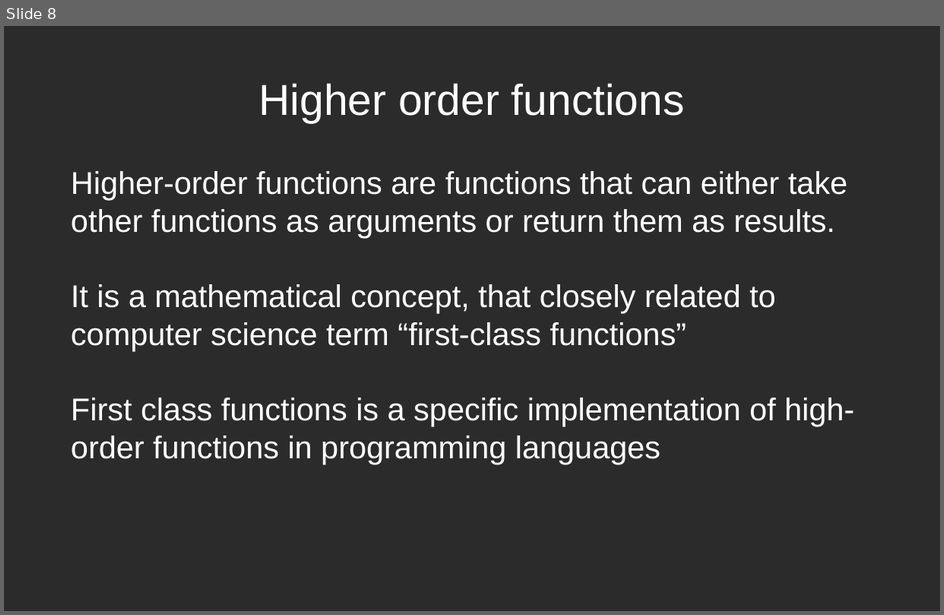
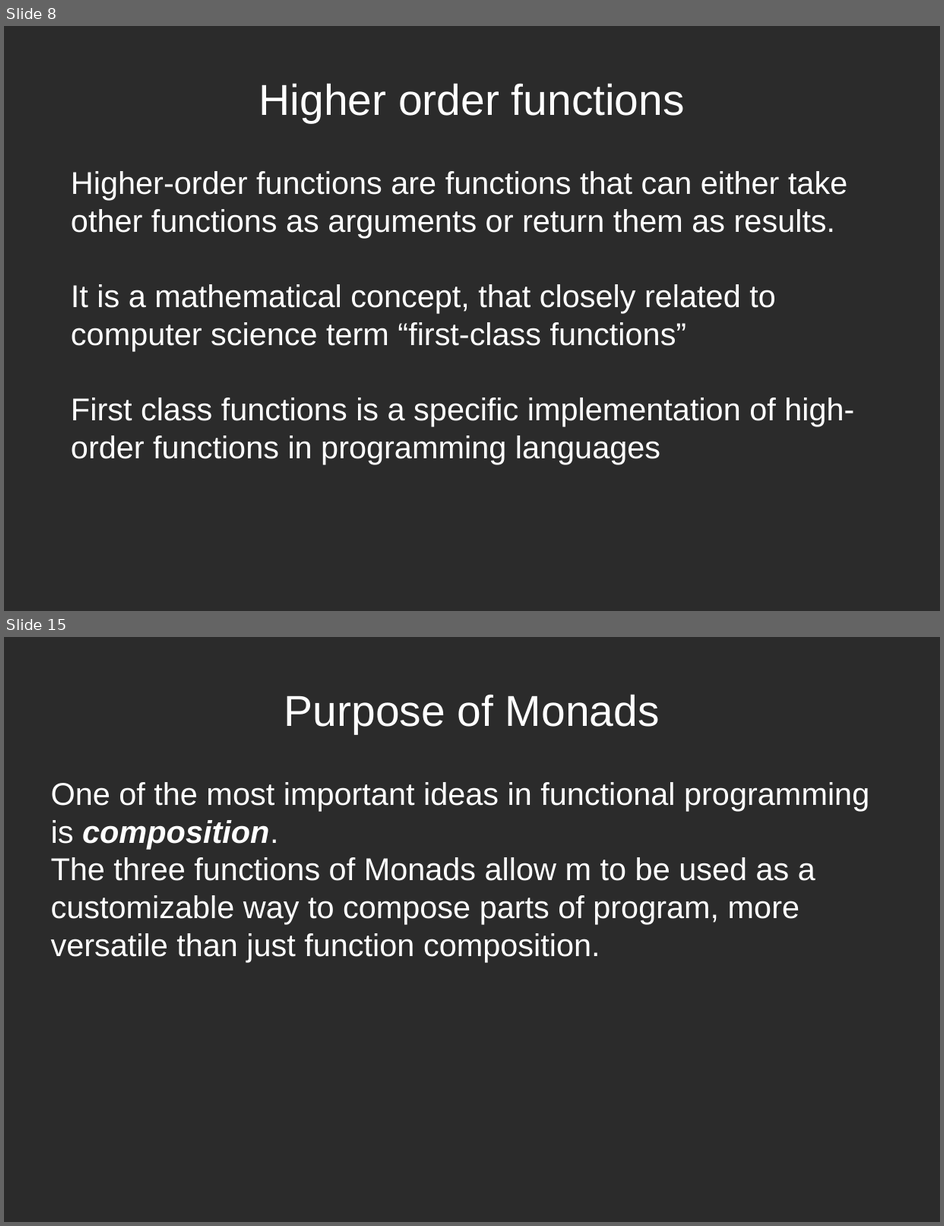
Before and after one commit to fkryvyts/functional_programming, a slide deck: documentation/presentation.odp. Shown one above the other, each under a label of ours: slide 8 before the commit, slides 8 and 15 after it; the slides between them are not shown. The pictures are 944x615 and 944x1226 pixels, drawn with LibreOffice and Linux fonts; fonts in the diff are those of the drawing; background and template pictures are left out; a plain dark background stands for a picture behind light text. Boxes give left, top, right and bottom in pixels: in the first picture for what was removed or moved away, otherwise in the second. Text is boxed around its words. In the diff, an @@ line names an element or a change of style, - is before the commit and + after.

```diff
--- a/documentation/presentation.odp
+++ b/documentation/presentation.odp
@@ slide 15 added at [4,637,940,1222], background picture (left out) @@
@@ title added at [284,694,660,734], 36.7 pt, text #FFFFFF @@
+Purpose of Monads
@@ subtitle added at [51,782,870,962], 26.7 pt, text #FFFFFF @@
+One of the most important ideas in functional programming is composition.
+The three functions of Monads allow m to be used as a customizable way to compose parts of program, more versatile than just function composition.
```
Also in this commit, not shown: 6 slides changed, 1 other slide added.
